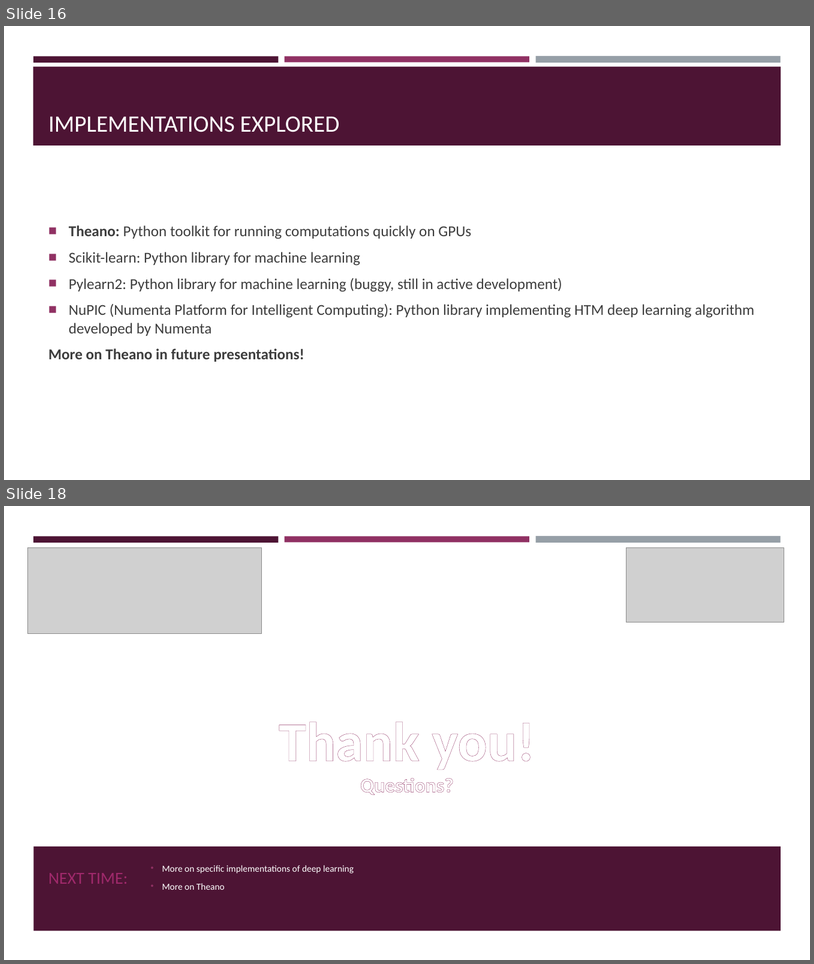
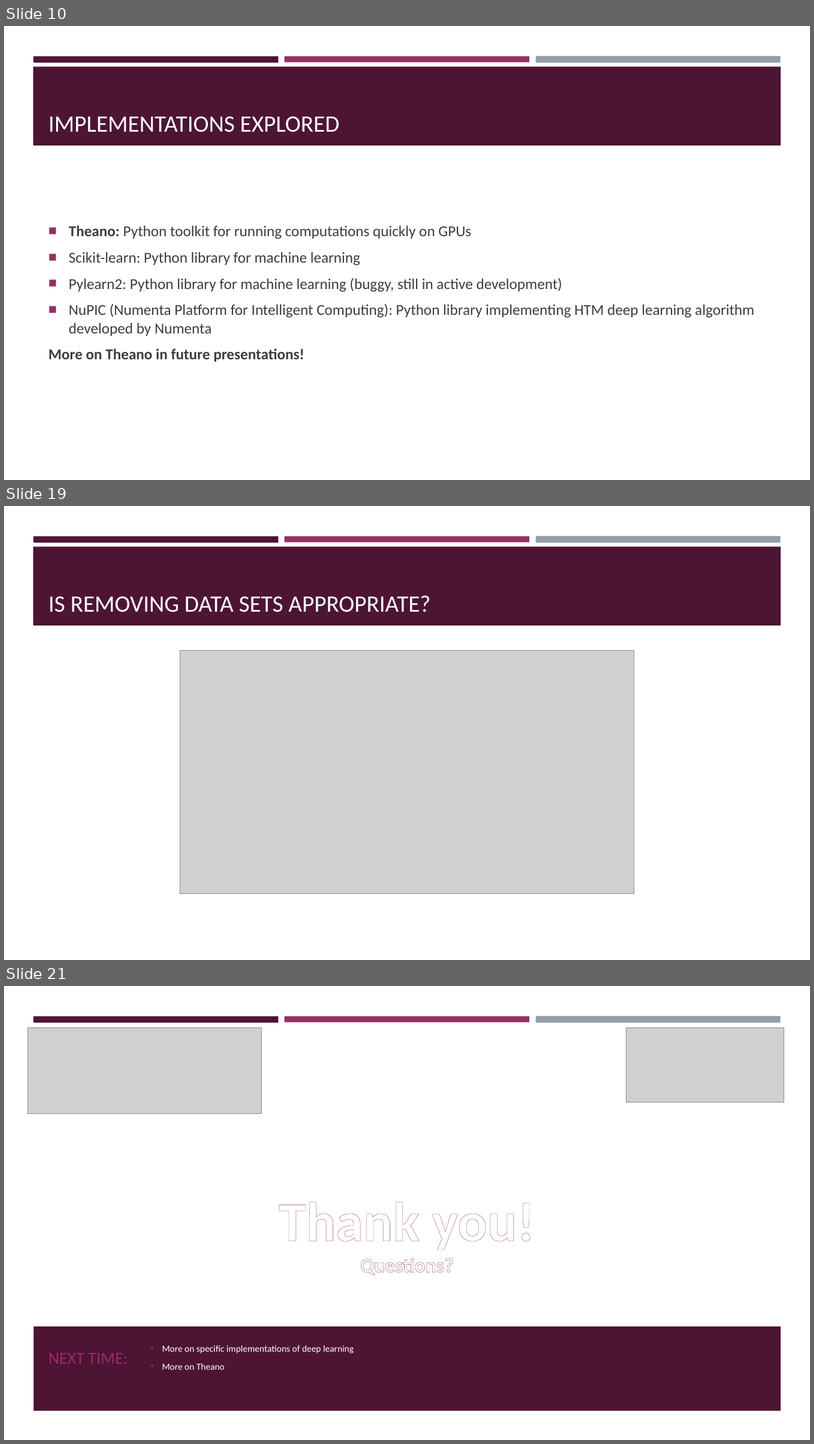
Before and after one commit to akashlevy/Deep-Learn-Oil, a slide deck: presentations/TRiCAM QRI Introductory Presentation.pptx. Shown one above the other, each under a label of ours: slides 16 and 18 before the commit, slides 10, 19 and 21 after it; the slides between them are not shown. The pictures are 814x964 and 814x1444 pixels, drawn with LibreOffice and Linux fonts; fonts in the diff are those of the drawing; grey boxes stand for pictures. Boxes give left, top, right and bottom in pixels: in the first picture for what was removed or moved away, otherwise in the second. Text is boxed around its words. In the diff, an @@ line names an element or a change of style, - is before the commit and + after.

```diff
--- a/presentations/TRiCAM QRI Introductory Presentation.pptx
+++ b/presentations/TRiCAM QRI Introductory Presentation.pptx
@@ slide 19 added at [4, 506, 810, 960], background #FFFFFF; not listed: 4 template elements that a slide beside it also shows @@
@@ title added at [48, 595, 431, 612], 28 pt, text #FFFFFF @@
+IS REMOVING DATA SETS APPROPRIATE?
@@ picture added at [180, 651, 635, 894] @@
@@ what was slide 16 is now slide 10 @@
@@ what was slide 18 is now slide 21 @@
```
Also in this commit, not shown: 3 slides changed, 8 other slides added, 2 other files.
